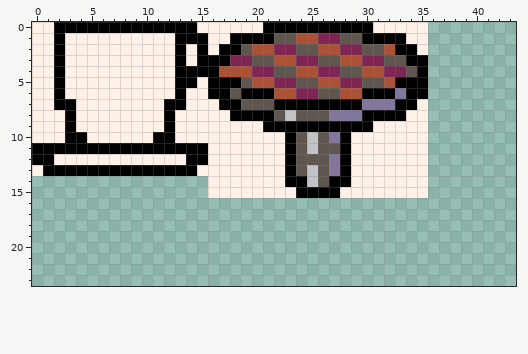
Sprite sheet, stored at carts/spritesheet.png. Above is the file before it was changed.
The file is 128x128 pixels. Shown: x 0..43, y 0..23.
Now the later version:
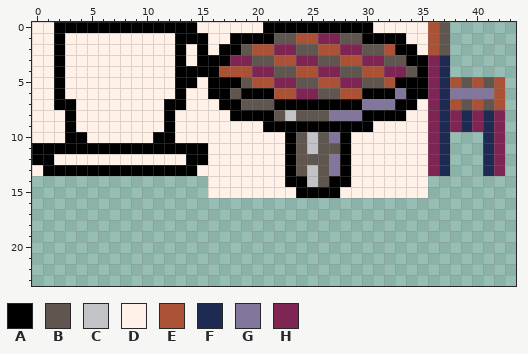
Palette (. is transparent): A #000000  B #5f574f  C #c2c3c7  D #fff1e8  E #ab5236  F #1d2b53  G #83769c  H #7e2553
The exact change:
@@ x 34..43 @@
- 0 DD........
- 1 DD........
- 2 AD........
- 3 AA........
- 4 BA........
- 5 AA........
- 6 AA........
- 7 AD........
- 8 DD........
- 9 DD........
-10 DD........
-11 DD........
-12 DD........
-13 DD........
+ 0 DDEB......
+ 1 DDEB......
+ 2 ADEB......
+ 3 AAHF......
+ 4 BAHF......
+ 5 AAHFEBEBE.
+ 6 AAHFGGGGE.
+ 7 ADHFEBEBE.
+ 8 DDHFHFHFH.
+ 9 DDHFHFHFH.
+10 DDHF...FH.
+11 DDHF...FH.
+12 DDHF...FH.
+13 DDHF...FH.
 14 DD........
Changed places in both pictures, as pixel boxes (x1, y1, x2, y2):
added: (428, 22, 505, 176)
